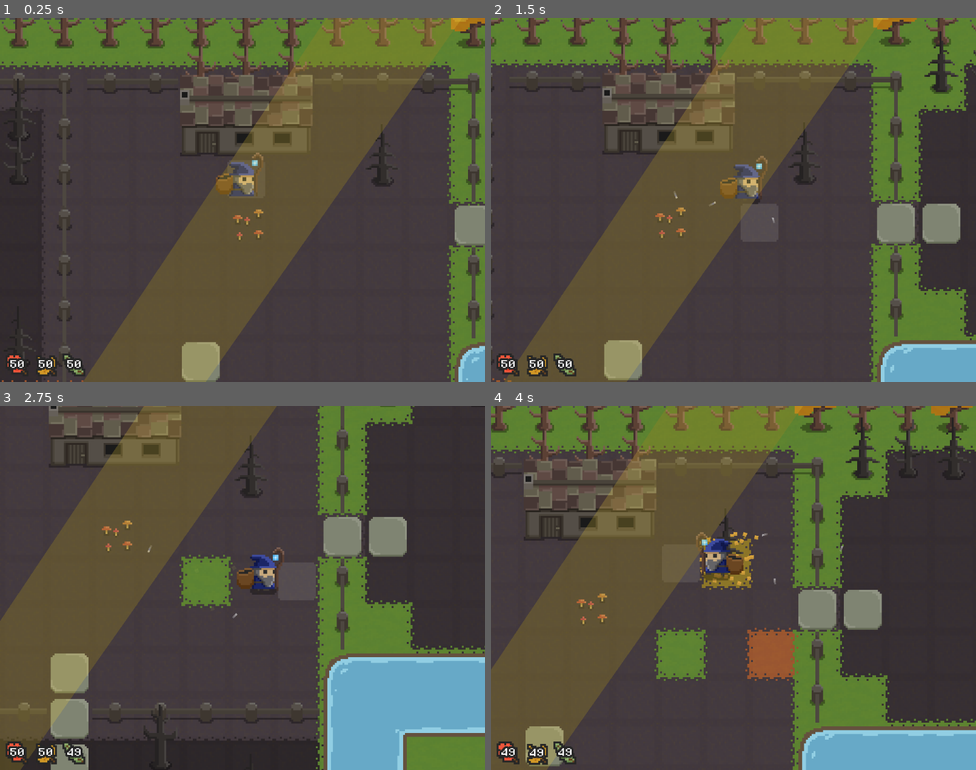
Above: before the commit, frames 1-4 (two rows, left to right).
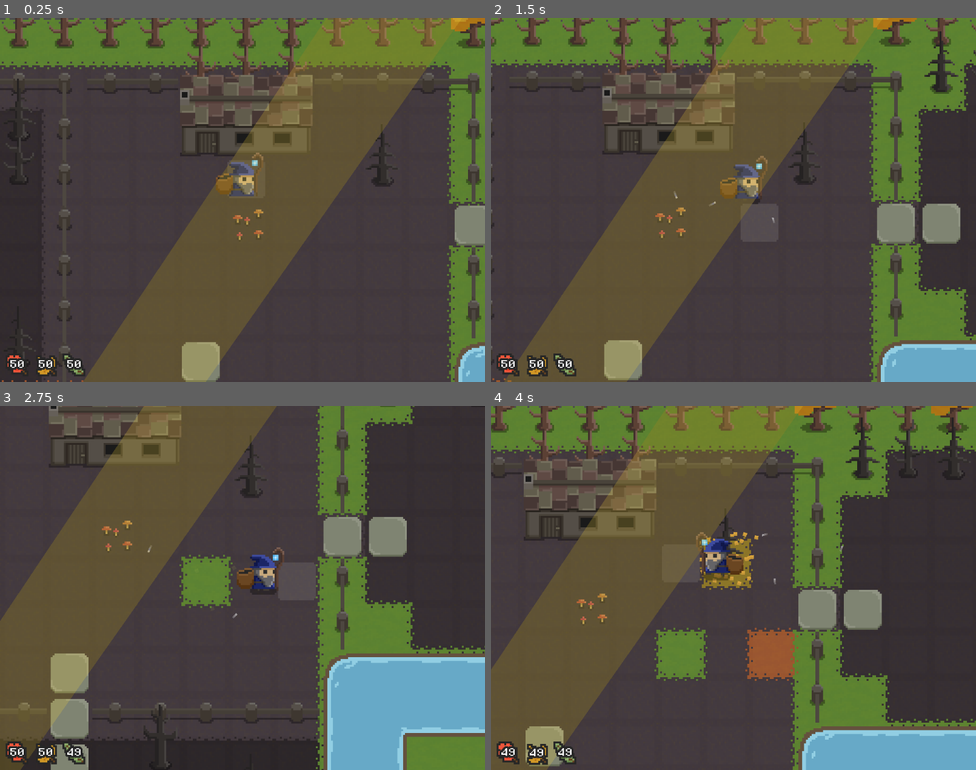
Above: after the commit, the same moments.

Repository: Pro1d/EchoesOfAmber
Game: Godot game, scene res://scenes/world.tscn
Same seed, same stepped clock (60 frames per second), same inputs: the game is played once before the commit and once after it.
Inputs:
- Up to frame 1 (0.25 s): no input
- Up to frame 2 (1.5 s): hold D (move_right) 0.53-1.28 s; tap E (attract_leaves) at 0.6, 1.35 s; hold S (move_down) from 1.28 s (still down)
- Up to frame 3 (2.75 s): release S (move_down) at 2.03 s; hold D (move_right) from 2.03 s (still down); tap 3 (put_green) at 2.1 s; tap E (attract_leaves) at 2.3 s
- Up to frame 4 (4 s): release D (move_right) at 2.78 s; hold W (move_up) 2.78-3.53 s; tap 1 (put_red) at 2.85 s; tap E (attract_leaves) at 3.05, 3.8 s; hold A (move_left) from 3.53 s (still down); tap 2 (put_yellow) at 3.6 s

The runs differ from the first frame. In frame 1, less than 0.1% of the frame differs, in the area x 96-100%, y 91-100%; in frame 2, less than 0.1%; in frame 3, 0.2%, in the area x 68-100%, y 70-100%; in frame 4, less than 0.1%.

Commit message:
Fix audio issues with leaves sound

Diff:
--- a/scenes/player.tscn
+++ b/scenes/player.tscn
@@ -31,6 +31,21 @@
 atlas = ExtResource("3_rmtxy")
 region = Rect2(0, 241, 6, 23)
 filter_clip = true
+
+[sub_resource type="Animation" id="Animation_gahx7"]
+length = 0.001
+tracks/0/type = "value"
+tracks/0/imported = false
+tracks/0/enabled = true
+tracks/0/path = NodePath(".:rotation")
+tracks/0/interp = 1
+tracks/0/loop_wrap = true
+tracks/0/keys = {
+"times": PackedFloat32Array(0),
+"transitions": PackedFloat32Array(1),
+"update": 0,
+"values": [0.0]
+}
 
 [sub_resource type="Animation" id="Animation_ertig"]
 resource_name = "magic"
@@ -48,21 +63,6 @@
 "values": [0.0, 0.122173]
 }
 
-[sub_resource type="Animation" id="Animation_gahx7"]
-length = 0.001
-tracks/0/type = "value"
-tracks/0/imported = false
-tracks/0/enabled = true
-tracks/0/path = NodePath(".:rotation")
-tracks/0/interp = 1
-tracks/0/loop_wrap = true
-tracks/0/keys = {
-"times": PackedFloat32Array(0),
-"transitions": PackedFloat32Array(1),
-"update": 0,
-"values": [0.0]
-}
-
 [sub_resource type="AnimationLibrary" id="AnimationLibrary_5emc4"]
 _data = {
 "RESET": SubResource("Animation_gahx7"),
@@ -89,6 +89,9 @@
 collision_layer = 2
 motion_mode = 1
 script = ExtResource("1_0guwy")
+
+[node name="AudioListener2D" type="AudioListener2D" parent="."]
+current = true
 
 [node name="Shape" type="CollisionShape2D" parent="."]
 visible = false
@@ -164,6 +167,7 @@
 volume_db = -64.0
 autoplay = true
 max_distance = 50.0
+max_polyphony = 4
 bus = &"Ambience"
 parameters/looping = true
 
@@ -173,6 +177,7 @@
 volume_db = -64.0
 autoplay = true
 max_distance = 50.0
+max_polyphony = 4
 bus = &"Ambience"
 parameters/looping = true
 
--- a/scripts/player.gd
+++ b/scripts/player.gd
@@ -80,17 +80,19 @@
 		last_foot = (last_foot + 1) % len(footstep_players)
 
 func _handle_leave_sound(attract_leaves: bool, delta: float) -> void:
-	var max_volume : float = -3
+	var max_volume : float = 0
 	var min_volume : float = -64
 	var leaves_for_full_volume : float = 40
 	var target_volume := lerpf(min_volume, max_volume, clampf(leaves_hooked_count / leaves_for_full_volume, 0, 1))
-	leaves_sound.volume_db = lerp(leaves_sound.volume_db, target_volume, 1.2 * delta)
+	leaves_sound.volume_db = lerp(leaves_sound.volume_db, target_volume, 1.5 * delta)
 
 	var wind_min_volume : float = -64
 	var wind_max_volume : float = -12
 	var wind_target_volume := wind_max_volume if attract_leaves else (wind_min_volume - 1.0)
-	var interp_speed : float = 0.7 if attract_leaves else 0.8
+	var interp_speed : float = 1.1 if attract_leaves else 1.5
 	strong_wind_sound.volume_db = lerp(strong_wind_sound.volume_db, wind_target_volume, interp_speed * delta)
+
+	print("target leaves = ", leaves_sound.volume_db, " target wind = ", strong_wind_sound.volume_db)
 
 	# Play / pause to save CPU while pausing.
 	if strong_wind_sound.volume_db <= wind_min_volume and strong_wind_sound.playing:
